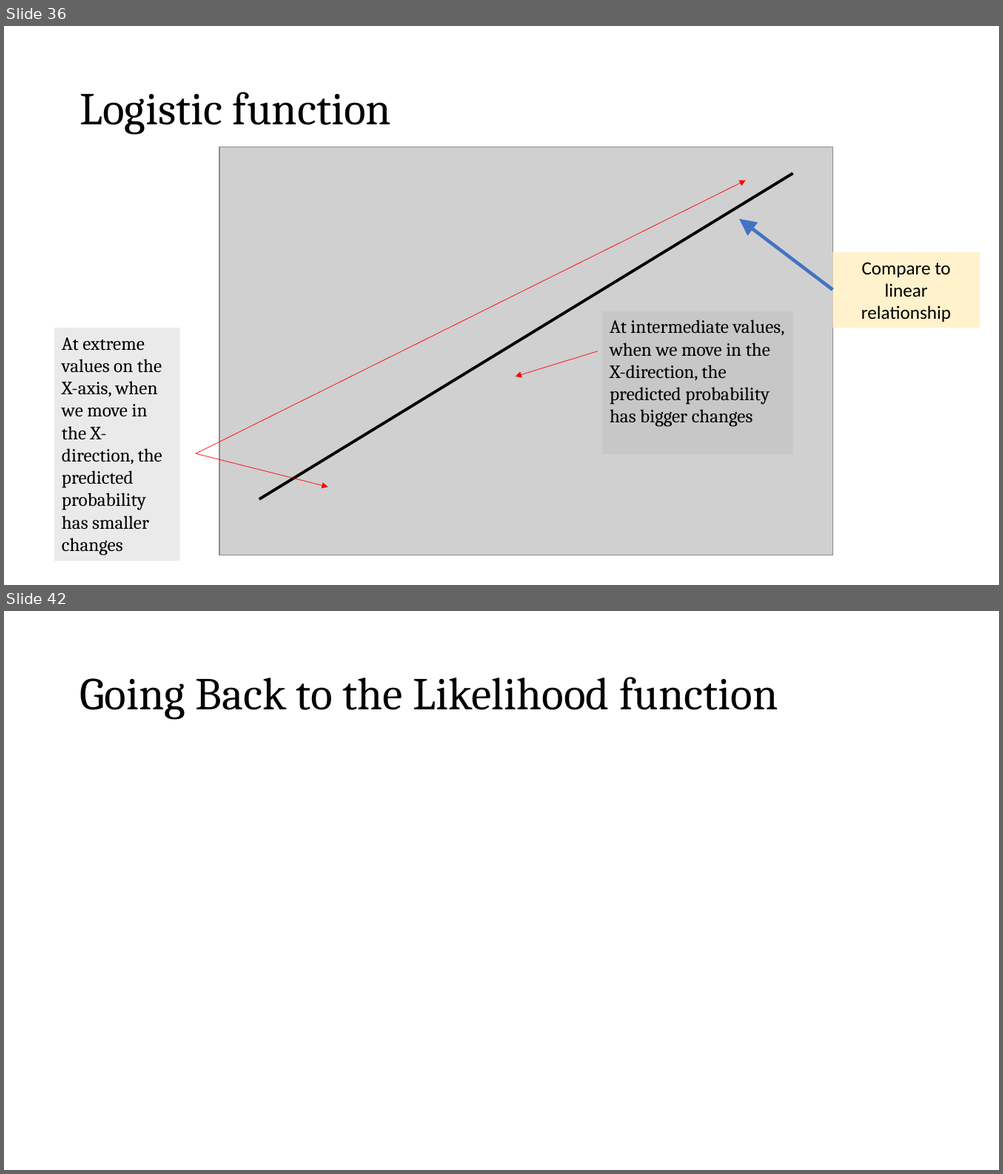
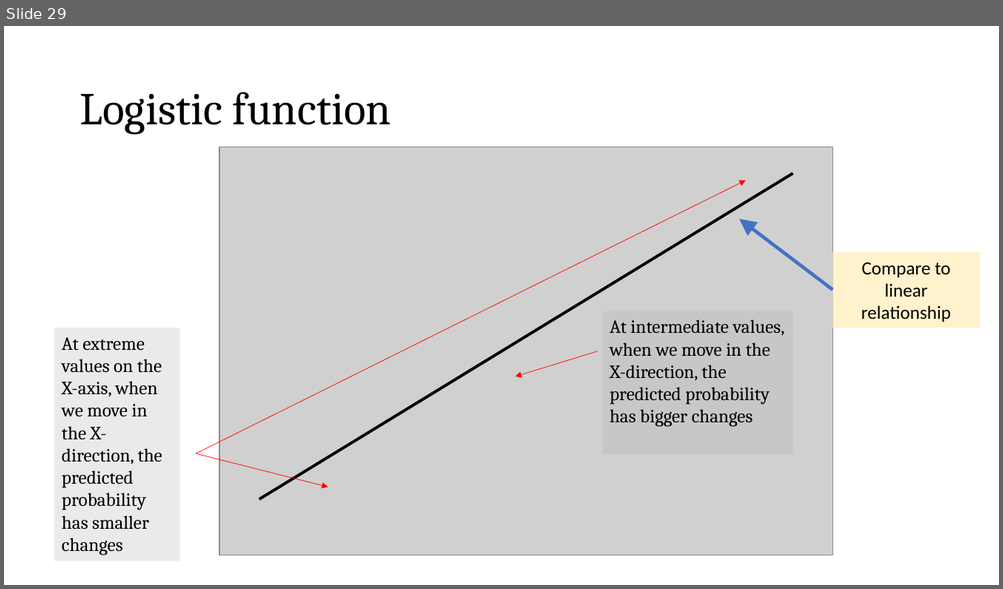
Before and after one commit to zjelveh/zjelveh.github.io, a slide deck: files/inst414_spring2026/lectures/lecture_6b_regression.pptx. Shown one above the other, each under a label of ours: slides 36 and 42 before the commit, slide 29 after it; the slides between them are not shown. The pictures are 1003x1174 and 1003x589 pixels, drawn with LibreOffice and Linux fonts; fonts in the diff are those of the drawing; grey boxes stand for pictures. Boxes give left, top, right and bottom in pixels: in the first picture for what was removed or moved away, otherwise in the second. Text is boxed around its words. In the diff, an @@ line names an element or a change of style, - is before the commit and + after.

```diff
--- a/files/inst414_spring2026/lectures/lecture_6b_regression.pptx
+++ b/files/inst414_spring2026/lectures/lecture_6b_regression.pptx
@@ slide 42 removed at [4,611,999,1170], background #FFFFFF @@
@@ title removed at [79,677,777,720] @@
-Going Back to the Likelihood function
@@ what was slide 36 is now slide 29 @@
```
Also in this commit, not shown: 1 slide changed, 12 other slides removed.
